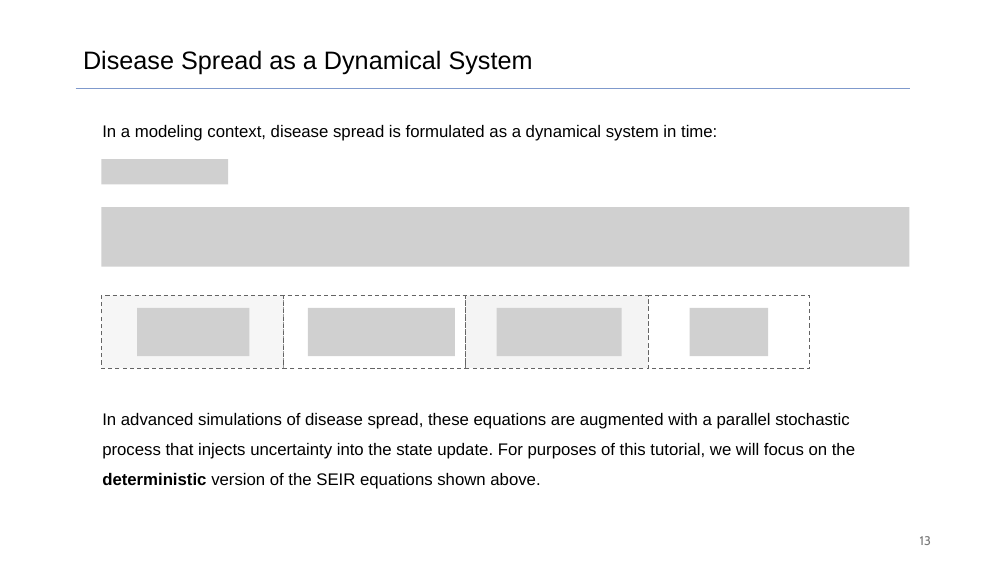
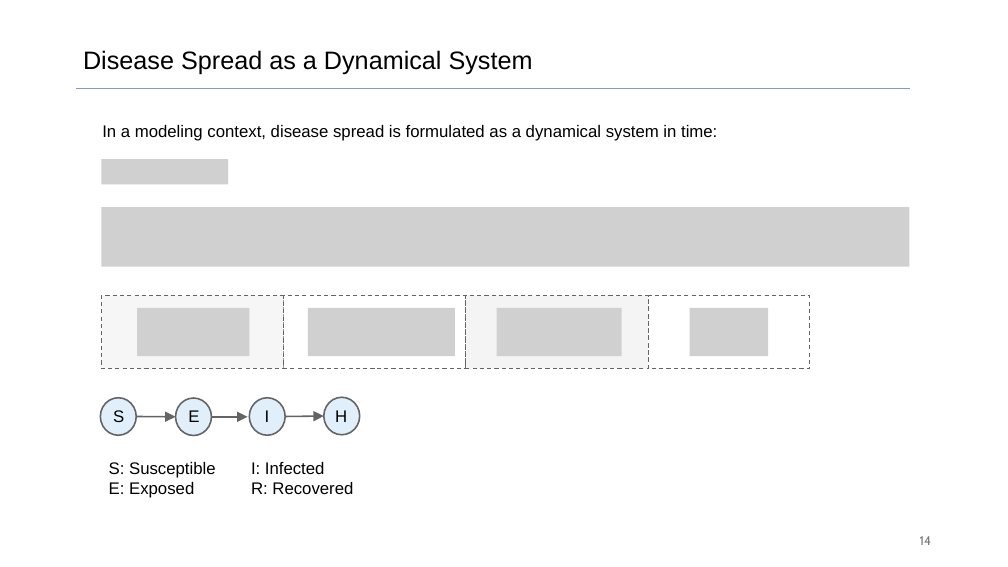
Before and after one commit to lsmithTACC/taccster26, a slide deck: slide 14 of Surrogate_Modeling_with_Scientific_Simulation_Data.pptx (slide 13 before the commit). Drawn at 1008x567 pixels with LibreOffice and Linux fonts; fonts in the diff are those of the drawing; grey boxes stand for pictures. Boxes give left, top, right and bottom in pixels: in the first picture for what was removed or moved away, otherwise in the second. Text is boxed around its words. In the diff, an @@ line names an element or a change of style, - is before the commit and + after.

Commit message:
minor tweaks to presentation slides

```diff
--- a/Surrogate_Modeling_with_Scientific_Simulation_Data.pptx
+++ b/Surrogate_Modeling_with_Scientific_Simulation_Data.pptx
@@ ellipse added at [101, 398, 136, 436], fill #E1EFFB, outline #646464 1.5 pt @@
@@ text removed at [102, 413, 855, 489] @@
-In advanced simulations of disease spread, these equations are augmented with a parallel stochastic process that injects uncertainty into the state update. For purposes of this tutorial, we will focus on the deterministic version of the SEIR equations shown above.
@@ text added at [113, 410, 124, 422], 16 pt, text #000000 @@
+S
@@ arrow added from (136, 417) to (175, 417), #646464 1.5 pt @@
@@ ellipse added at [175, 399, 211, 436], fill #E1EFFB, outline #646464 1.5 pt @@
@@ text added at [188, 410, 199, 422], 16 pt, text #000000 @@
+E
@@ arrow added from (212, 417) to (247, 417), #646464 1.5 pt @@
@@ ellipse added at [250, 398, 285, 436], fill #E1EFFB, outline #646464 1.5 pt @@
@@ text added at [265, 410, 270, 422], 16 pt, text #000000 @@
+I
@@ arrow added from (285, 417) to (324, 416), #646464 1.5 pt @@
@@ ellipse added at [324, 398, 359, 436], fill #E1EFFB, outline #646464 1.5 pt @@
@@ text added at [335, 410, 347, 422], 16 pt, text #000000 @@
+H
@@ text added at [109, 462, 216, 498], 16 pt, text #000000 @@
+S: Susceptible
+E: Exposed
@@ text added at [251, 462, 353, 494], 16 pt, text #000000 @@
+I: Infected
+R: Recovered
@@ page number at [920, 536, 931, 545]: text changed @@
-13
+14
```
Also in this commit, not shown: 2 other slides changed, 2 slides added, 1 other file.
